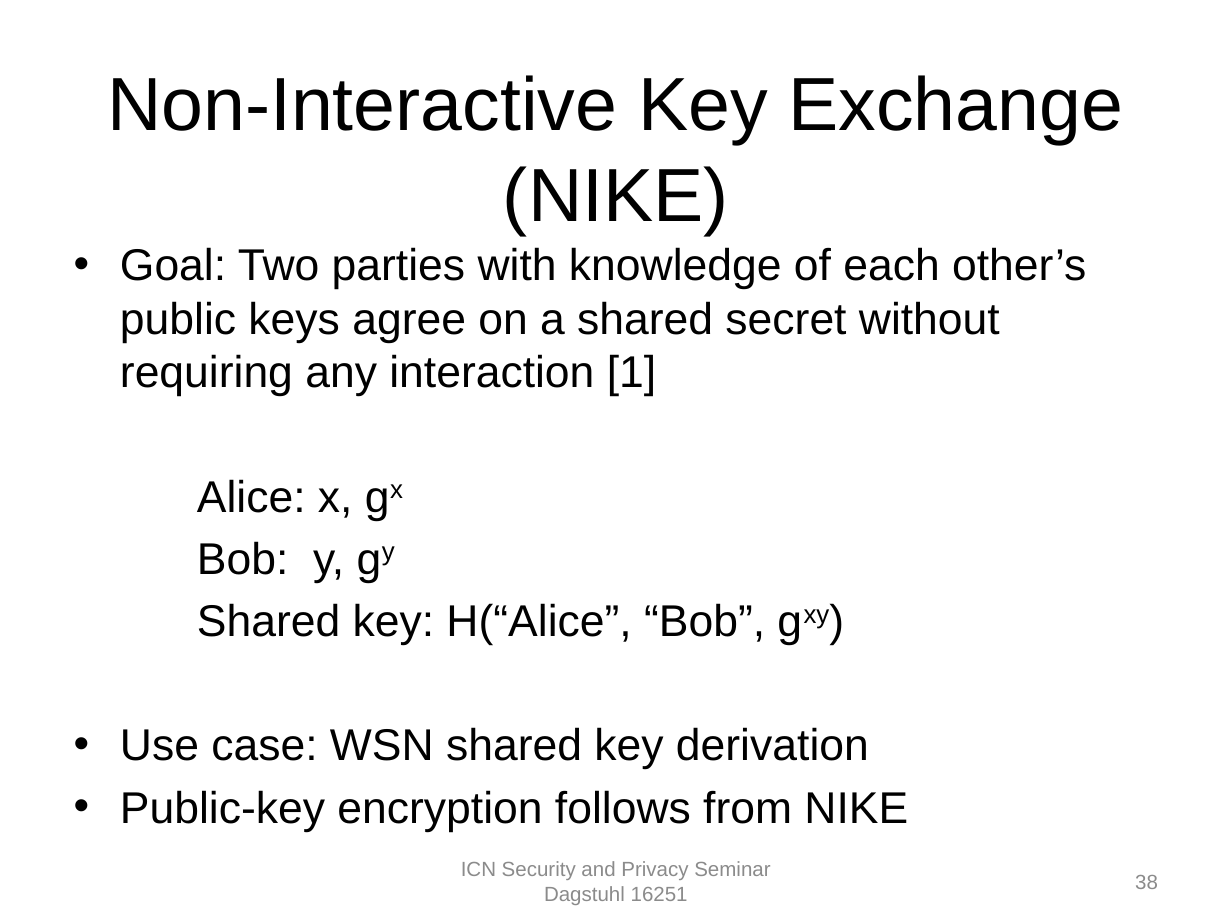
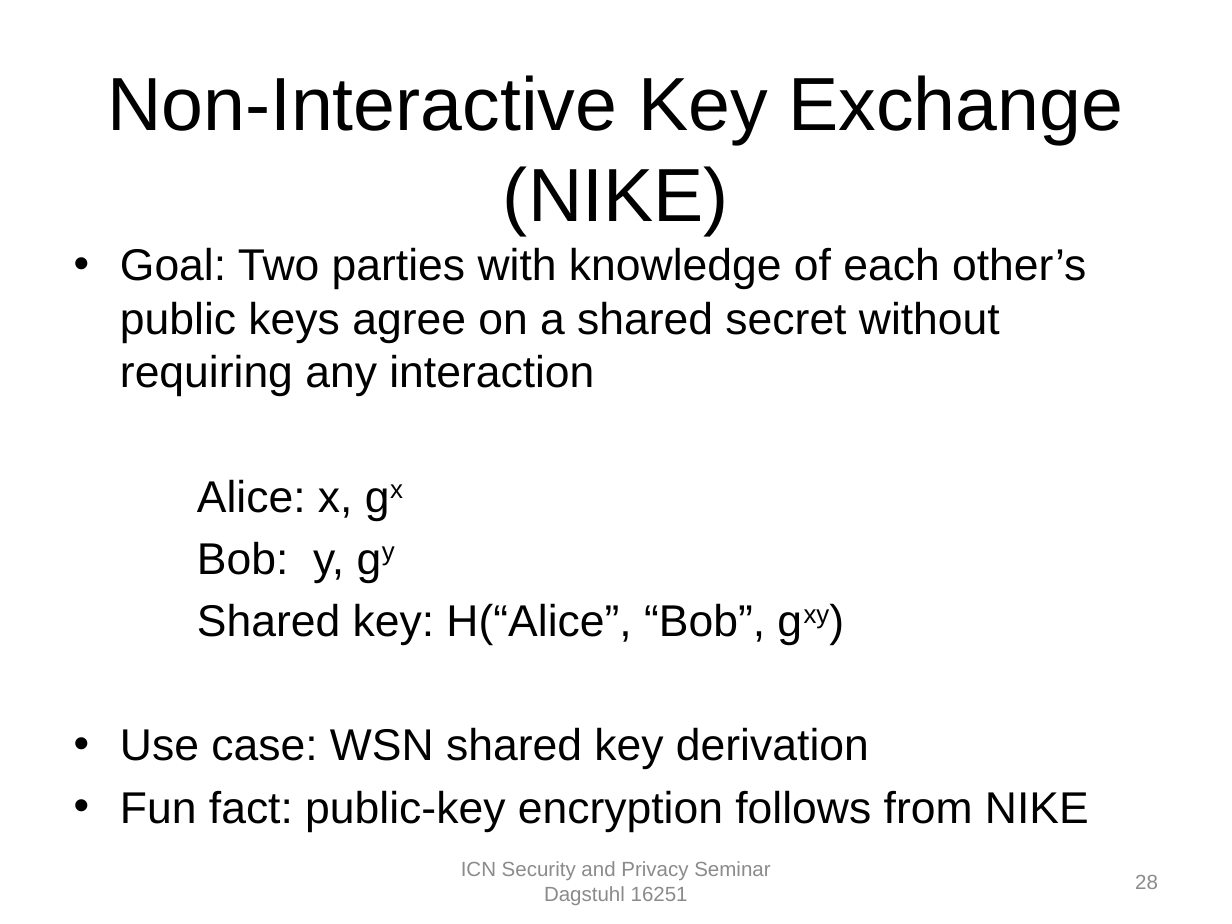
Before and after one commit to chris-wood/dagstuhl16-icn-privacy, a slide deck: slide 28 of talks/crypto_overview.pptx (slide 38 before the commit). Drawn at 1232x924 pixels with LibreOffice and Linux fonts; fonts in the diff are those of the drawing; background and template pictures are left out. Boxes give left, top, right and bottom in pixels: in the first picture for what was removed or moved away, otherwise in the second. Text is boxed around its words. In the diff, an @@ line names an element or a change of style, - is before the commit and + after.

```diff
--- a/talks/crypto_overview.pptx
+++ b/talks/crypto_overview.pptx
@@ text at [120, 247, 1086, 396]: text changed @@
-• Goal: Two parties with knowledge of each other’s public keys agree on a shared secret without requiring any interaction [1]
+• Goal: Two parties with knowledge of each other’s public keys agree on a shared secret without requiring any interaction
@@ text at [120, 790, 1089, 832]: text changed @@
-• Public-key encryption follows from NIKE
+• Fun fact: public-key encryption follows from NIKE
@@ page number at [1135, 875, 1158, 889]: text changed @@
-38
+28
```
Also in this commit, not shown: 27 other slides changed, 3 slides added, 14 slides removed.
